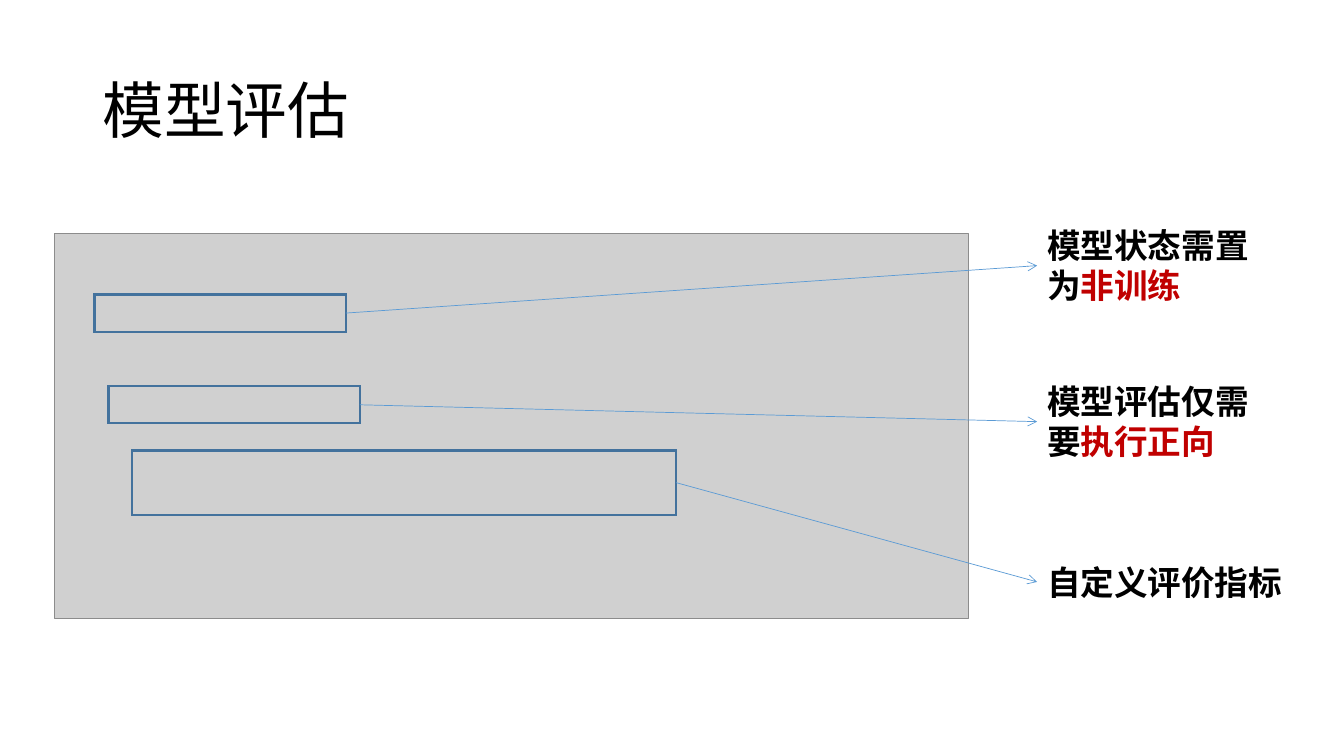
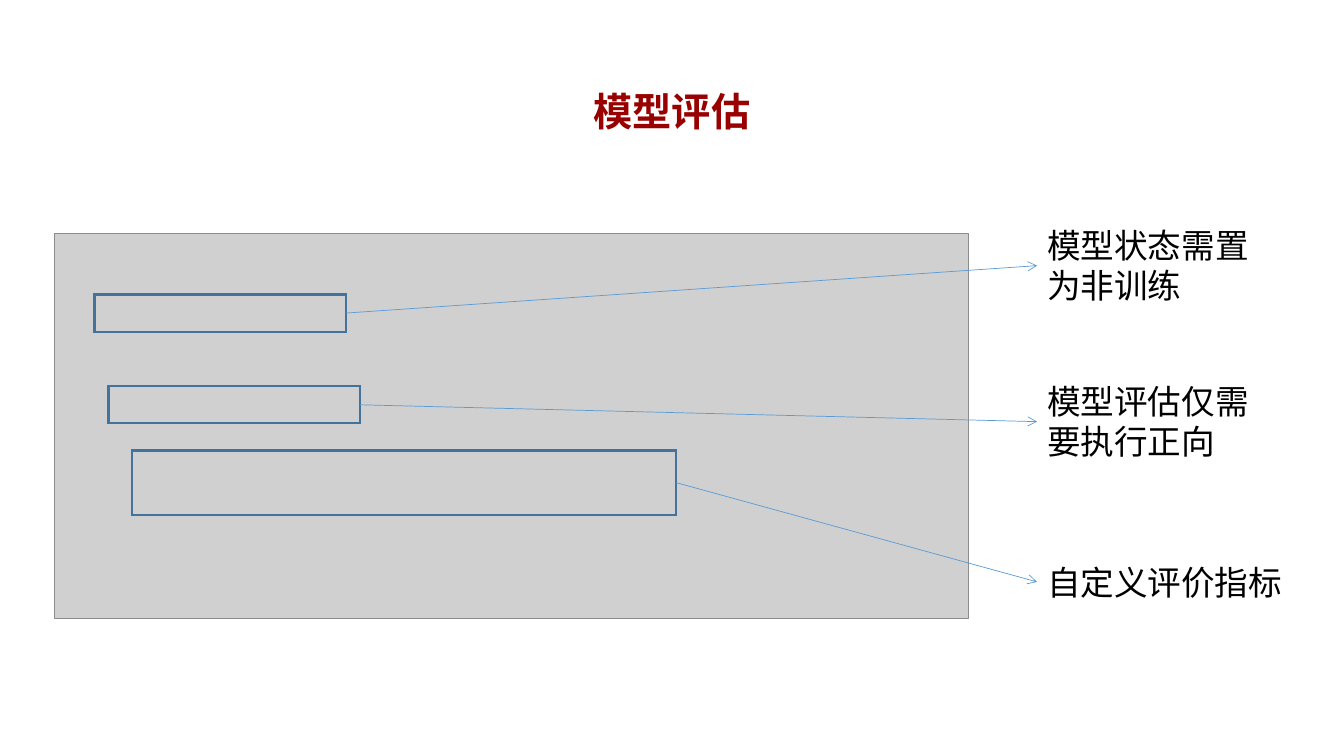
Before and after one commit to mindspore-courses/CradleOfAI, a slide deck: slide 17 of MindSpore做深度学习训练.pptx (slide 14 before the commit). Drawn at 1344x756 pixels with LibreOffice and Linux fonts; fonts in the diff are those of the drawing; grey boxes stand for pictures; background and template pictures are left out. Boxes give left, top, right and bottom in pixels: in the first picture for what was removed or moved away, otherwise in the second. Text is boxed around its words. In the diff, an @@ line names an element or a change of style, - is before the commit and + after.

```diff
--- a/MindSpore做深度学习训练.pptx
+++ b/MindSpore做深度学习训练.pptx
@@ title "模型评估" at (x1=594, y1=92, x2=751, y2=130): size 44 to 28 pt, text colour #000000 to #990000, bold on; alignment left to centre; more space between paragraphs @@
@@ text "模型状态需置为非训练" at (x1=1047, y1=229, x2=1249, y2=301): text colour #C00000 to #000000 in "模型状态需置为非训练"; bold off @@
@@ text "模型评估仅需要执行正向" at (x1=1047, y1=385, x2=1249, y2=457): text colour #C00000 to #000000 in "模型评估仅需要执行正向"; bold off @@
@@ text "自定义评价指标" at (x1=1047, y1=566, x2=1282, y2=598): bold off @@
```
Also in this commit, not shown: 22 other slides changed, 4 slides added, 2 slides removed, 28 other files.
